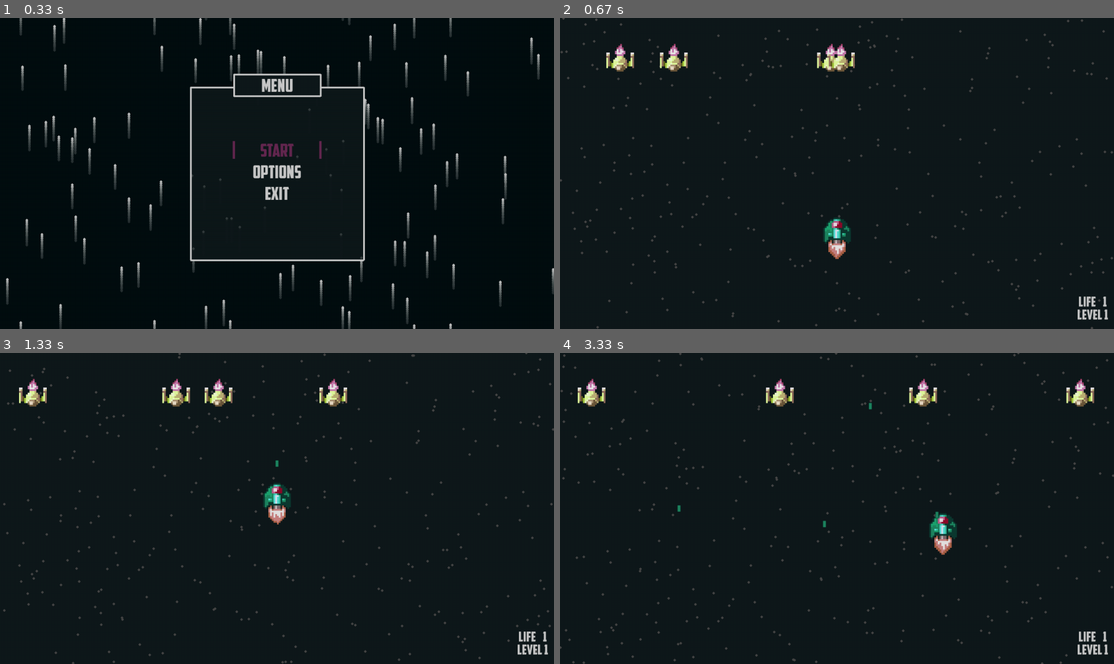
Above: before the commit, frames 1-4 (two rows, left to right).
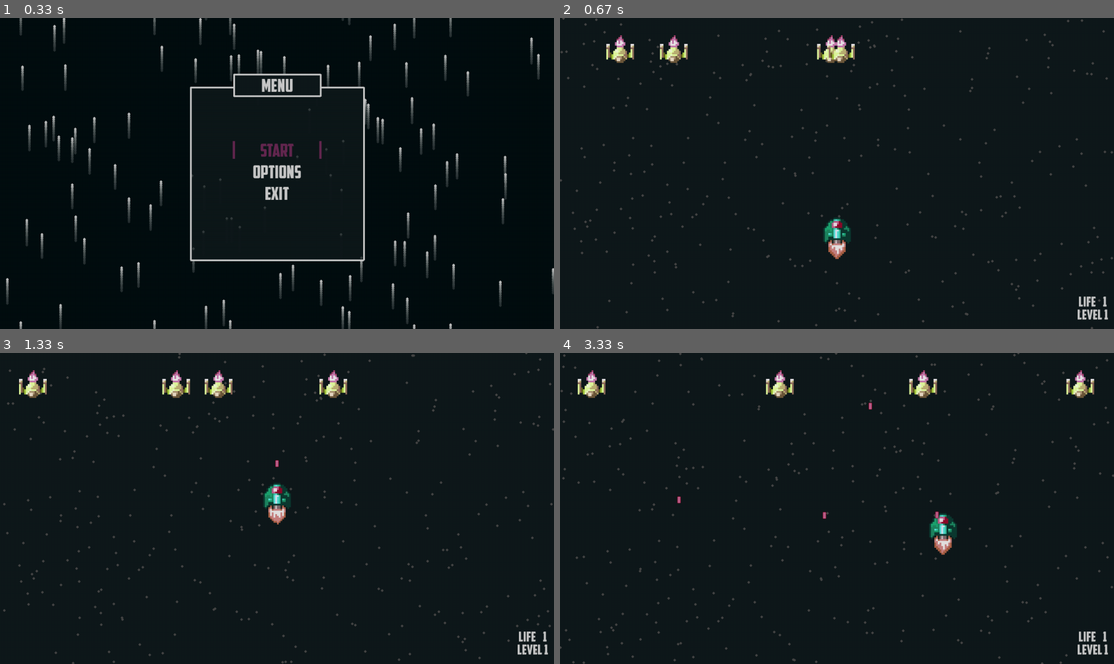
Above: after the commit, the same moments.

Repository: g-brrzzn/shootemup-Pygame
Game: pygame game, started from Game.py
Two runs of this game, one before a commit and one after it. Both use one fixed random seed, a clock stepped at 60 frames per second and the inputs below.
Inputs:
- Up to frame 1 (0.33 s): no input
- Up to frame 2 (0.67 s): tap Enter at 0.33 s
- Up to frame 3 (1.33 s): tap Space at 0.67, 1.07 s; hold Up from 1 s (still down)
- Up to frame 4 (3.33 s): tap Space at 1.37, 1.57, 1.87, 2.07, 2.37, 2.63, 2.97, 3.27 s; release Up at 1.47 s; hold Right 1.5-1.97 s; hold Left 2-2.53 s; hold Down 2.57-2.87 s; hold Left 2.9-3.3 s

Frame 1 is identical in both runs. In frame 2, 1.3% of the frame differs, in the area x 8-54%, y 5-18%; in frame 3, 1.5%; in frame 4, 1.6%, in the area x 3-97%, y 5-57%.

Commit message:
Minor improvements

Diff:
--- a/Classes.py
+++ b/Classes.py
@@ -188,7 +188,7 @@
             Bullet(self.rect.center[0] - SPRITE_SIZE / 2, self.rect.center[1] - SPRITE_SIZE, 3, False)
 
     def move(self, dt):
-        if randint(0, 1000) < 1:
+        if randint(0, 500) < 1:
             self.y_direction = True
             self.old_y = self.y
         if self.y_direction:
@@ -214,6 +214,8 @@
 
         self.rect[0] = self.x
         self.rect[1] = self.y
+        if self.x > config.window_size[0]+100 or self.x < -100 or self.y > config.window_size[1] or self.y < -100:
+            self.kill()
 
         self.animate()
         self.draw(surf)
@@ -225,5 +227,5 @@
     def spawn_enemy(n):
         for i in range(1, n):
             x = randint(0, config.window_size[0])
-            y = config.window_size[1]/2 - 300
+            y = config.window_size[1]/2 - 320
             Enemy1((x, y))
--- a/Game.py
+++ b/Game.py
@@ -23,6 +23,7 @@
         self.player = Player((config.window_size[0] / 2, (config.window_size[1] / 2)+150))
         self.background_fall = Fall(300)
         self.bullets = Bullet(self.player.rect[0] + SPRITE_SIZE, self.player.rect[1] + SPRITE_SIZE / 2, 5)
+
         self.next_state = "Pause"
         self.last_time = last_time
         self.level = 1
@@ -35,8 +36,9 @@
             self.player = Player((config.window_size[0] / 2, (config.window_size[1] / 2)+150))
             self.next_state = "Pause"
         if not self.level_done:
+            [instance.kill() for instance in Enemy1.instancelist]
             Enemy1.spawn_enemy(self.level * 5)
-            self.level_done = True
+            self.level_done = False
 
     def get_event(self, event):
         if event.type == KEYDOWN:
@@ -49,10 +51,12 @@
 
     def update(self, surf=screen):
         dt, self.last_time = delta_time(self.last_time)
+
         self.bullets.update(dt, surf)
         self.player.update(dt, self.last_time)
-        self.background_fall.update()
+        self.background_fall.update(gravity=self.level*3/10)
         if Enemy1.instancelist is not None: [instance.update(dt, surf) for instance in Enemy1.instancelist]
+
         if not len(Enemy1.instancelist):
             self.level += 1
             Enemy1.spawn_enemy(self.level * 5)
@@ -65,6 +69,7 @@
         vertical(surf, False, BACKGROUND_COLOR_GAME_1, BACKGROUND_COLOR_GAME_2)
         self.background_fall.draw(surf)
         self.player.draw(surf)
+
         text(f'Level {self.level}', config.window_size[0] - 50, config.window_size[1] - 30, original_font=False)
         text(f'Life    {self.player.getLife()}', config.window_size[0] - 50, config.window_size[1] - 60, original_font=False)
         if config.show_fps:
Binary file changed: assets/Bullet.png
